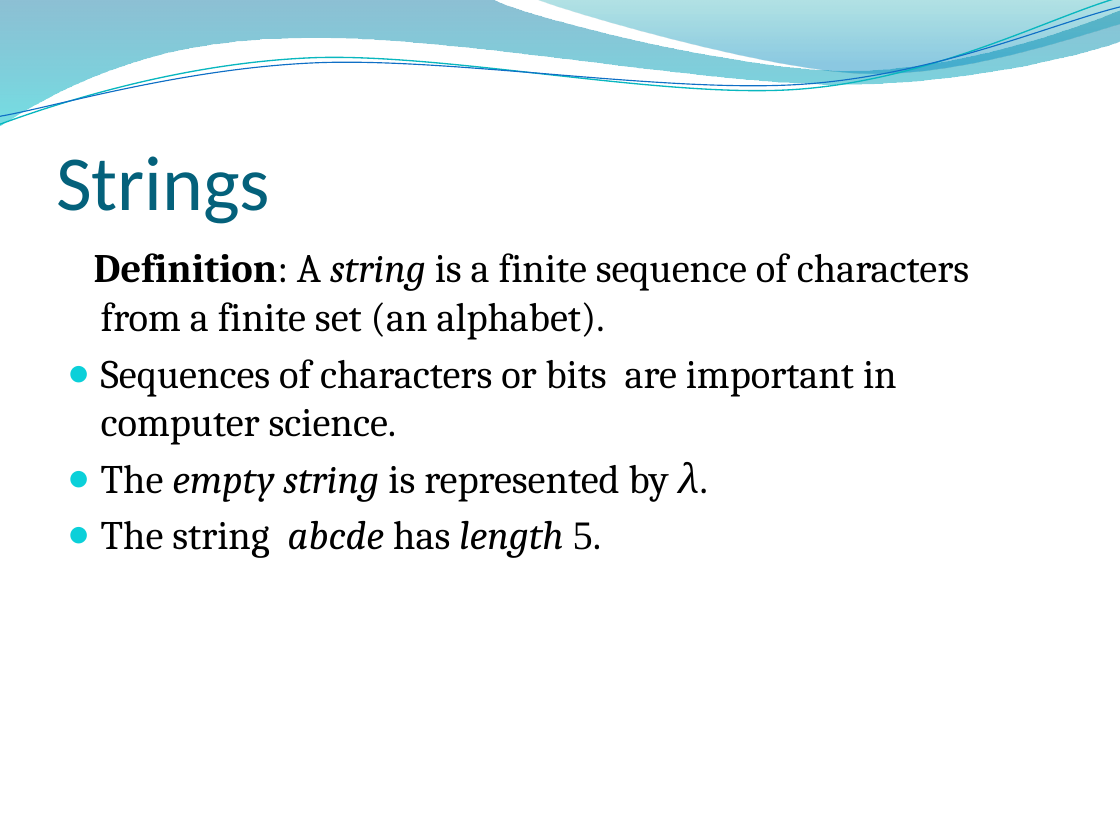
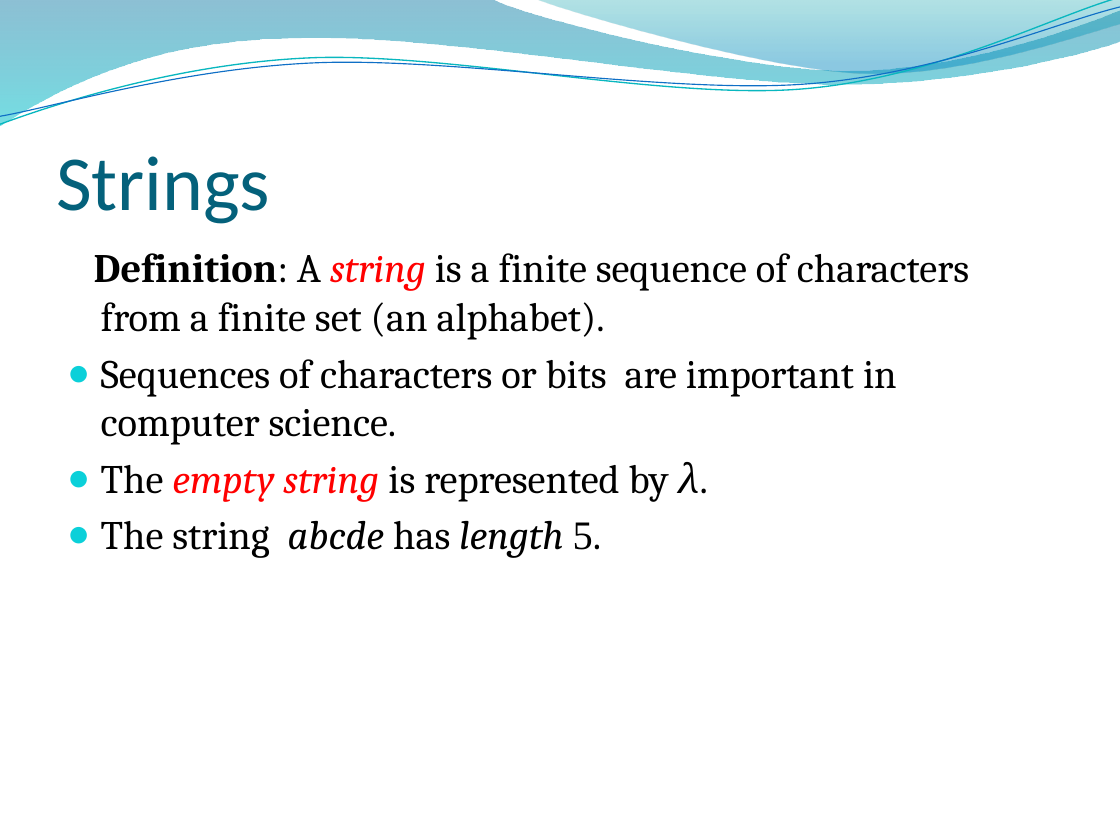
Before and after one commit to lin-chen-GA/lin-chen-GA.github.io, a slide deck: slide 95 of cs2620/slides/cs2620_notes2.pptx. Drawn at 1120x840 pixels with LibreOffice and Linux fonts; fonts in the diff are those of the drawing; background and template pictures are left out. Boxes give left, top, right and bottom in pixels: in the first picture for what was removed or moved away, otherwise in the second. Text is boxed around its words. In the diff, an @@ line names an element or a change of style, - is before the commit and + after.

```diff
--- a/cs2620/slides/cs2620_notes2.pptx
+++ b/cs2620/slides/cs2620_notes2.pptx
@@ text at bbox=[94, 253, 969, 502]: text colour #000000 to #FF0000 in "string", "empty string" @@
```
Also in this commit, not shown: 4 other slides changed, 3 other files.
